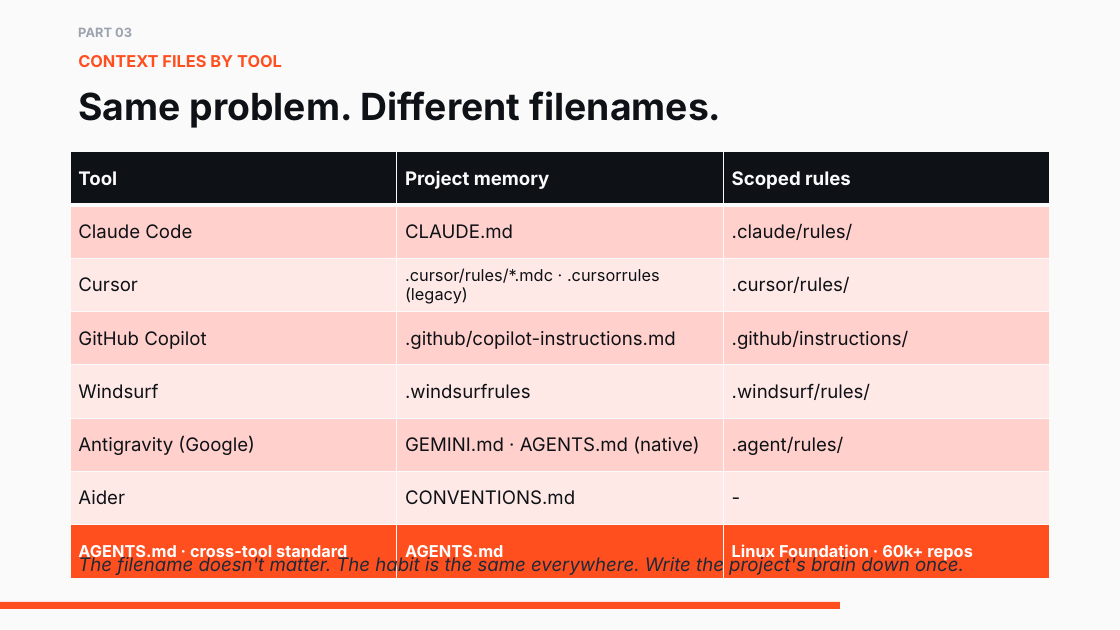
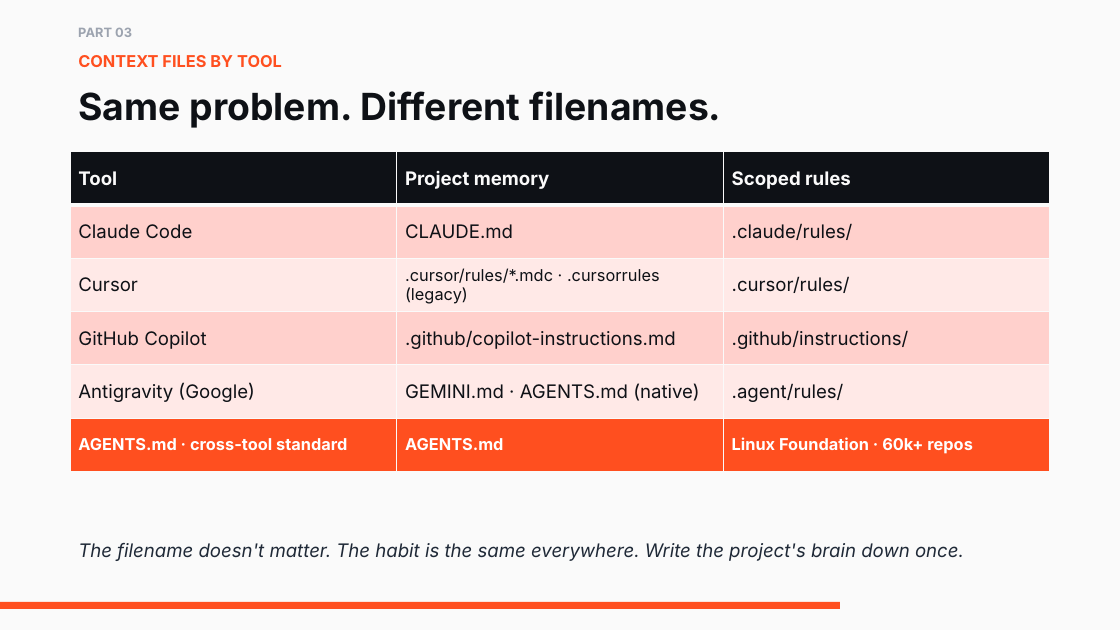
Before and after one commit to kbagher/agentic-coding-workshop, a slide deck: slide 11 of Agentic Coding.pptx. Drawn at 1120x630 pixels with LibreOffice and Linux fonts; fonts in the diff are those of the drawing. Boxes give left, top, right and bottom in pixels: in the first picture for what was removed or moved away, otherwise in the second. Text is boxed around its words. In the diff, an @@ line names an element or a change of style, - is before the commit and + after.

```diff
--- a/Agentic Coding.pptx
+++ b/Agentic Coding.pptx
@@ table at (x1=70, y1=152, x2=1050, y2=472) @@
-row 5: Windsurf | .windsurfrules | .windsurf/rules/
-row 7: Aider | CONVENTIONS.md | -
@@ text "The filename doesn't matter. The ..." moved from (x1=78, y1=555, x2=964, y2=576) to (x1=78, y1=543, x2=964, y2=561) @@
```
Also in this commit, not shown: 11 other slides changed, 2 other files.
